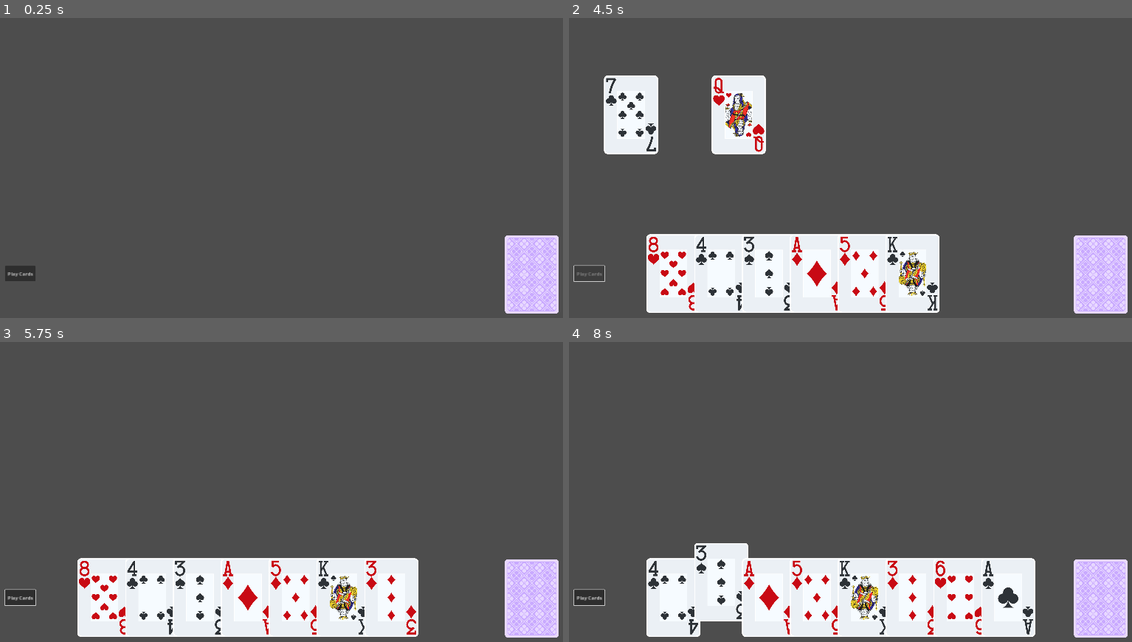
Above: before the commit, frames 1-4 (two rows, left to right).
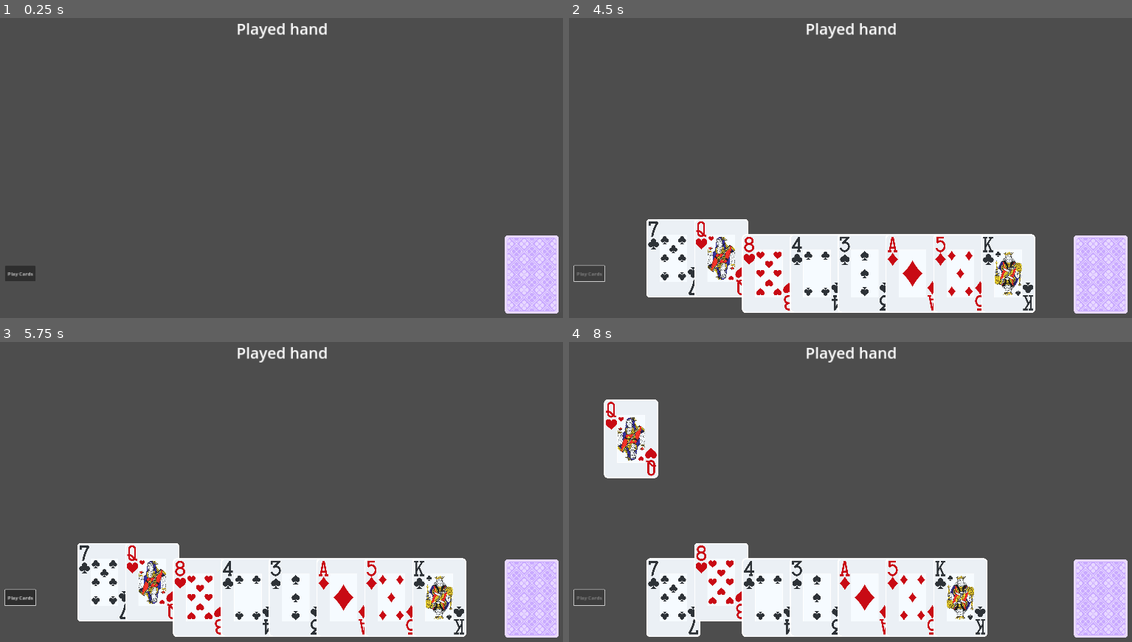
Above: after the commit, the same moments.

Repository: joverlee521/godot-card-game
Game: Godot game, scene res://scenes/card_battle.tscn
Same seed, same stepped clock (60 frames per second), same inputs: the game is played once before the commit and once after it. The project has no main scene, so this scene is started directly.
Inputs (mouse positions are in pixels of both pictures, inside the frame that each line leads up to):
- Up to frame 1 (0.25 s): no input
- Up to frame 2 (4.5 s): click "Play Cards" at 0.5 s; tap Enter at 1.25 s; move the mouse to (979, 147) at 1.27 s; press the mouse at (979, 147) at 1.28 s; release the mouse at (979, 147) at 2 s; click (591, 273) at 2 s, where only the run before the commit has a clickable "Play Cards"; click (591, 273) at 2.75 s, where only the run after the commit has a clickable "Play Cards"; move the mouse to (675, 273) at 3.52 s; click (675, 273) at 3.6 s; tap Space at 4.25 s; move the mouse to (721, 273) at 4.27 s; press the mouse at (721, 273) at 4.28 s
- Up to frame 3 (5.75 s): move the mouse to (61, 438) at 5.02 s; release the mouse at (61, 438) at 5.03 s; click (61, 438) at 5.1 s
- Up to frame 4 (8 s): move the mouse to (675, 597) at 5.77 s; press the mouse at (675, 597) at 5.78 s; tap Enter at 6.5 s; move the mouse to (721, 597) at 6.52 s; release the mouse at (721, 597) at 6.53 s; click (721, 597) at 6.6 s; tap Space at 7.25 s; move the mouse to (630, 438) at 7.27 s; press the mouse at (630, 438) at 7.28 s

The runs differ from the first frame. In frame 1, 0.3% of the frame differs, in the area x 42-59%, y 1-7%; in frame 2, 15%, in the area x 6-83%, y 1-99%; in frame 3, 7.6%; in frame 4, 8.1%.

Commit message:
Show played hand type
Display name of the played hand type and slightly raise the cards
that are being considered as the hand type.

Diff:
--- a/scenes/card_battle.tscn
+++ b/scenes/card_battle.tscn
@@ -14,6 +14,19 @@
 deck_image = ExtResource("3_1qce6")
 
 [node name="PlayedHand" parent="." instance=ExtResource("4_cf5p4")]
+
+[node name="PlayedHandName" type="Label" parent="PlayedHand"]
+anchors_preset = 10
+anchor_right = 1.0
+offset_left = 216.0
+offset_top = 64.0
+offset_right = 1716.0
+offset_bottom = 133.0
+grow_horizontal = 2
+theme_override_font_sizes/font_size = 50
+text = "Played hand"
+horizontal_alignment = 1
+vertical_alignment = 1
 
 [node name="PlayedCard0" type="Marker2D" parent="PlayedHand"]
 position = Vector2(250, 380)
--- a/scenes/played_hand.gd
+++ b/scenes/played_hand.gd
@@ -1,9 +1,13 @@
 extends Node2D
 
+var hand_types = [
+	TwoPair,
+	Pair,
+]
 
 # Called when the node enters the scene tree for the first time.
 func _ready():
-	pass # Replace with function body.
+	pass
 
 
 # Called every frame. 'delta' is the elapsed time since the previous frame.
@@ -19,7 +23,16 @@
 		card.card_played = true
 		card.position = get_node('PlayedCard%s' % i).position
 
-	# TODO: Calculate played cards values here
-	await get_tree().create_timer(1.0).timeout
+
+	for hand_type in hand_types:
+		var hand = hand_type.new()
+		var verified_cards = hand.verify_hand(cards)
+		if !verified_cards.is_empty():
+			$PlayedHandName.text = hand.name.to_upper()
+			# TODO: Calculate played cards values here
+			verified_cards.map(func(card): card.position.y -= 50)
+			break
+
+	await get_tree().create_timer(2.0).timeout
 
 	get_tree().call_group("played_cards", "queue_free")
